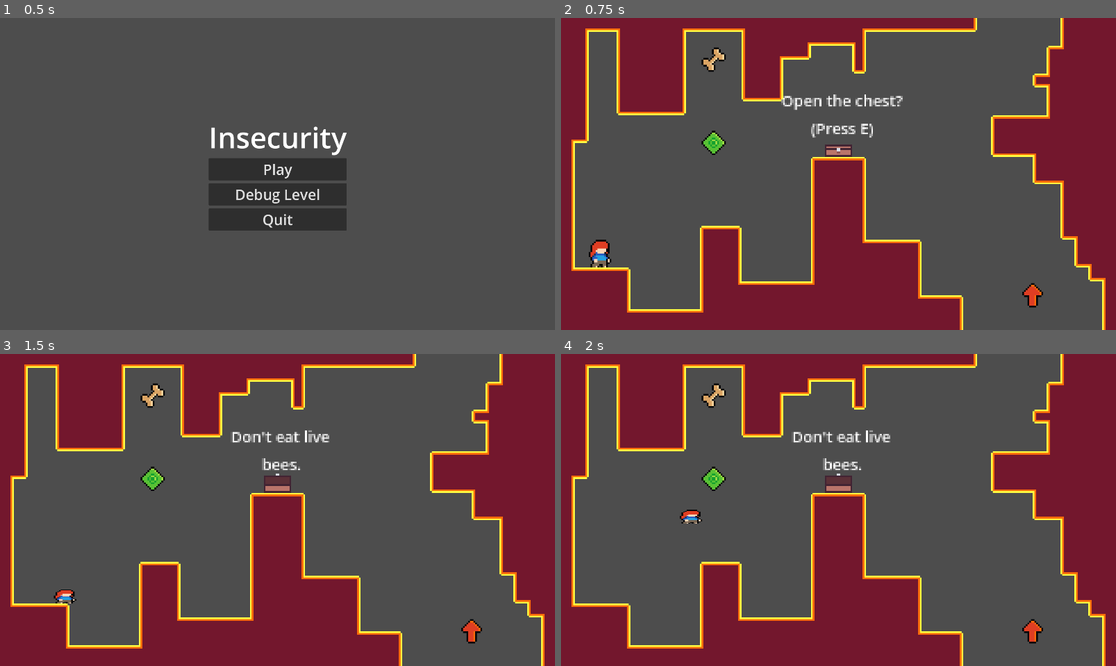
Above: before the commit, frames 1-4 (two rows, left to right).
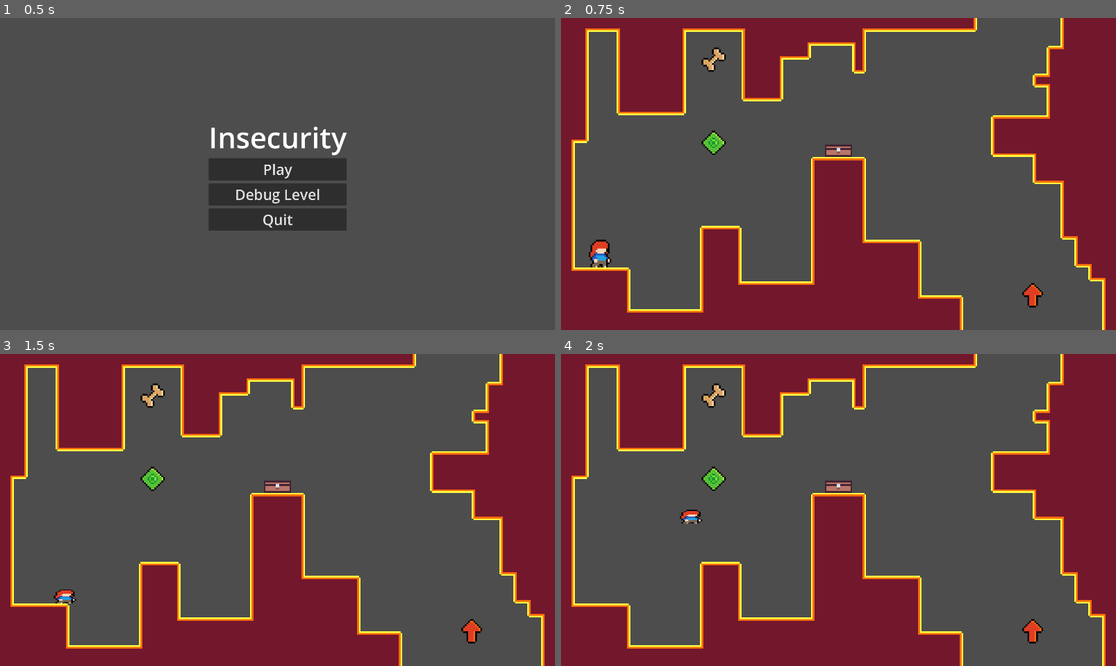
Above: after the commit, the same moments.

Repository: Arkcorner/Insecurity
Game: Godot game, scene res://UI/main_menu.tscn
Two runs of this game, one before a commit and one after it. Both use one fixed random seed, a clock stepped at 60 frames per second and the inputs below.
Inputs (mouse positions are in pixels of both pictures, inside the frame that each line leads up to):
- Up to frame 1 (0.5 s): no input
- Up to frame 2 (0.75 s): click "Play" at 0.5 s
- Up to frame 3 (1.5 s): tap E (interact) at 1.25 s; move the mouse to (399, 494) at 1.27 s; hold Right (ui_right) from 1.28 s (still down); hold Ctrl (crouch) from 1.28 s (still down); click (399, 494) at 1.42 s
- Up to frame 4 (2 s): keep holding Right (ui_right); keep holding Ctrl (crouch); tap Enter (ui_accept) at 1.52 s

Frame 1 is identical in both runs. In frame 2, 0.6% of the frame differs, in the area x 39-62%, y 24-39%; in frame 3, 0.6%; in frame 4, 0.6%.

Commit message:
fixed Chest label
Labels for interaction no longer visible from the start of the game

Diff:
--- a/scenes/chest.tscn
+++ b/scenes/chest.tscn
@@ -24,7 +24,7 @@
 }]
 
 [sub_resource type="RectangleShape2D" id="RectangleShape2D_gsjv7"]
-size = Vector2(33.5, 17)
+size = Vector2(33.5, 15.5)
 
 [sub_resource type="LabelSettings" id="LabelSettings_tegi2"]
 font_size = 9
@@ -36,9 +36,10 @@
 [node name="AnimatedSprite2D" type="AnimatedSprite2D" parent="."]
 texture_filter = 1
 sprite_frames = SubResource("SpriteFrames_4wm32")
-animation = &"closed"
+animation = &"open"
 
 [node name="CollisionShape2D" type="CollisionShape2D" parent="."]
+position = Vector2(0, -0.75)
 shape = SubResource("RectangleShape2D_gsjv7")
 
 [node name="Label_Chest_Open" type="Label" parent="."]
--- a/scripts/chest.gd
+++ b/scripts/chest.gd
@@ -7,9 +7,8 @@
 
 # Called when the node enters the scene tree for the first time.
 func _ready():
-	$Label_Chest_Open.visible = false
-	$Label_Insecurity_Advice.visible = false
-
+	$Label_Chest_Open.hide()
+	$Label_Insecurity_Advice.hide()
 
 # Called every frame. 'delta' is the elapsed time since the previous frame.
 func _process(delta):
@@ -31,6 +30,7 @@
 
 
 func _on_body_entered(body):
+	print(body)
 	if has_been_opened == false:
 		$Label_Chest_Open.visible = true
 	elif has_been_opened == true:
